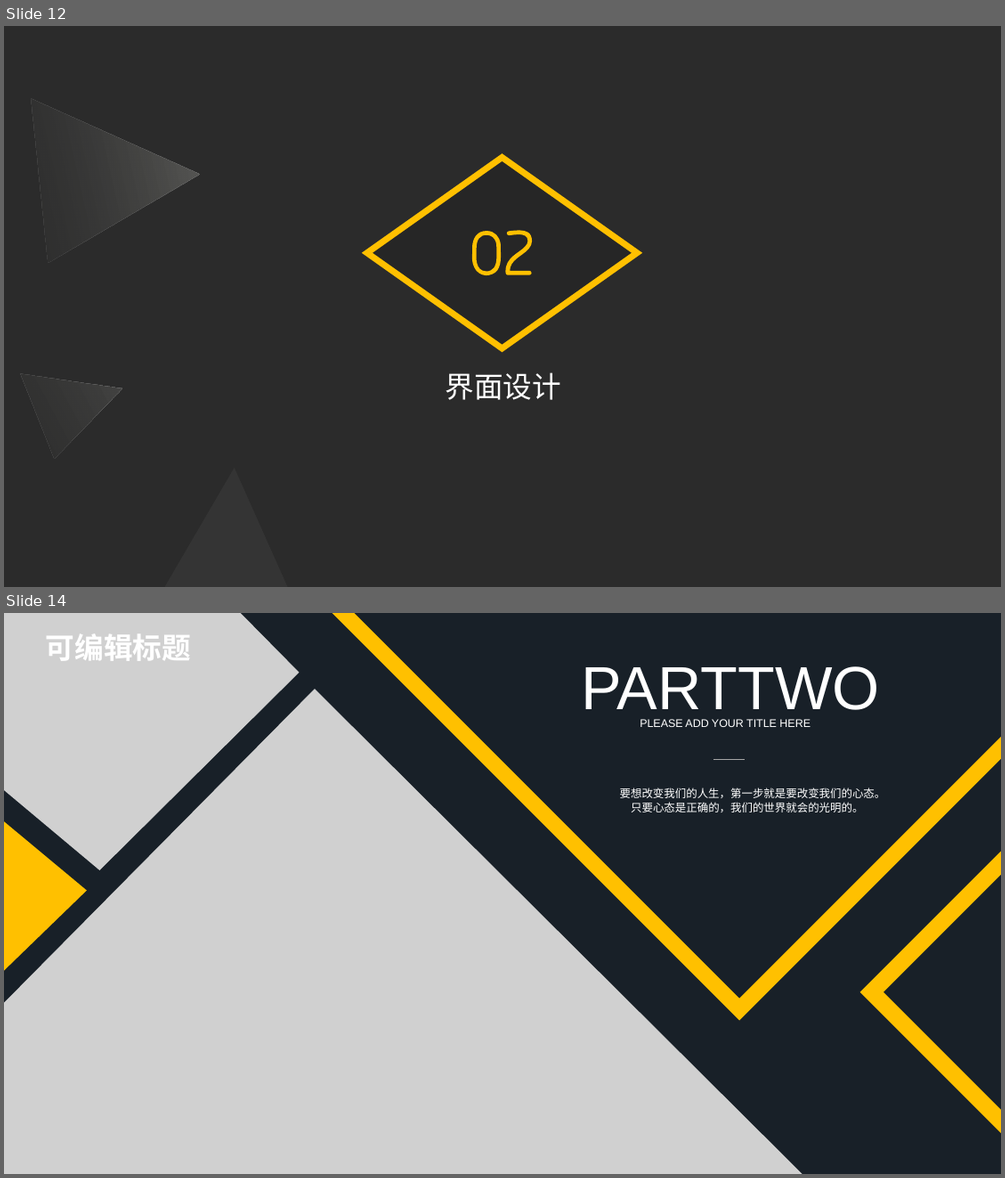
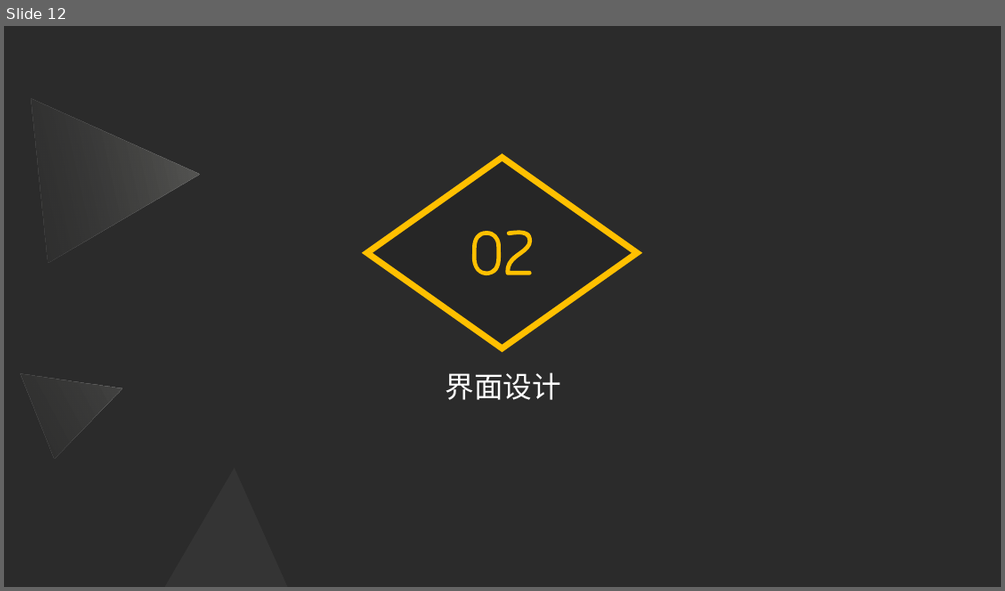
Before and after one commit to Software-Training/Development-steps, a slide deck: 项目架构与框架.pptx. Shown one above the other, each under a label of ours: slides 12 and 14 before the commit, slide 12 after it; the slides between them are not shown. The pictures are 1005x1178 and 1005x591 pixels, drawn with LibreOffice and Linux fonts; fonts in the diff are those of the drawing; grey boxes stand for pictures; background and template pictures are left out; a plain dark background stands for a picture behind light text. Boxes give left, top, right and bottom in pixels: in the first picture for what was removed or moved away, otherwise in the second. Text is boxed around its words. In the diff, an @@ line names an element or a change of style, - is before the commit and + after.

```diff
--- a/项目架构与框架.pptx
+++ b/项目架构与框架.pptx
@@ slide 14 removed at <box>4,613,1001,1174</box>, background #FCFBF9 @@
@@ rectangle removed at <box>4,613,1001,1174</box> @@
@@ picture removed at <box>4,613,299,870</box> @@
@@ text removed at <box>46,634,191,661</box> @@
-可编辑标题
@@ freeform shape removed at <box>332,613,1001,1021</box> @@
@@ picture removed at <box>4,689,802,1174</box> @@
@@ group removed at <box>581,666,886,812</box>: 3 texts, 1 freeform shape @@
-PARTTWO
-要想改变我们的人生，第一步就是要改变我们的心态。只要心态是正确的，我们的世界就会的光明的。
-PLEASE ADD YOUR TITLE HERE
@@ freeform shape removed at <box>4,820,87,971</box> @@
@@ freeform shape removed at <box>860,852,1001,1134</box> @@
```
Also in this commit, not shown: 11 slides changed, 8 slides added, 6 other slides removed.
